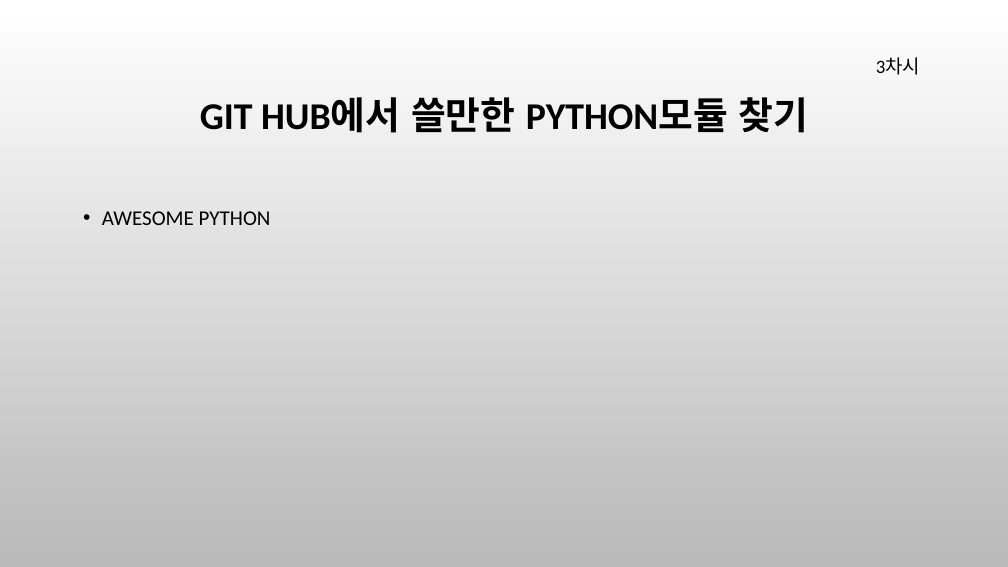
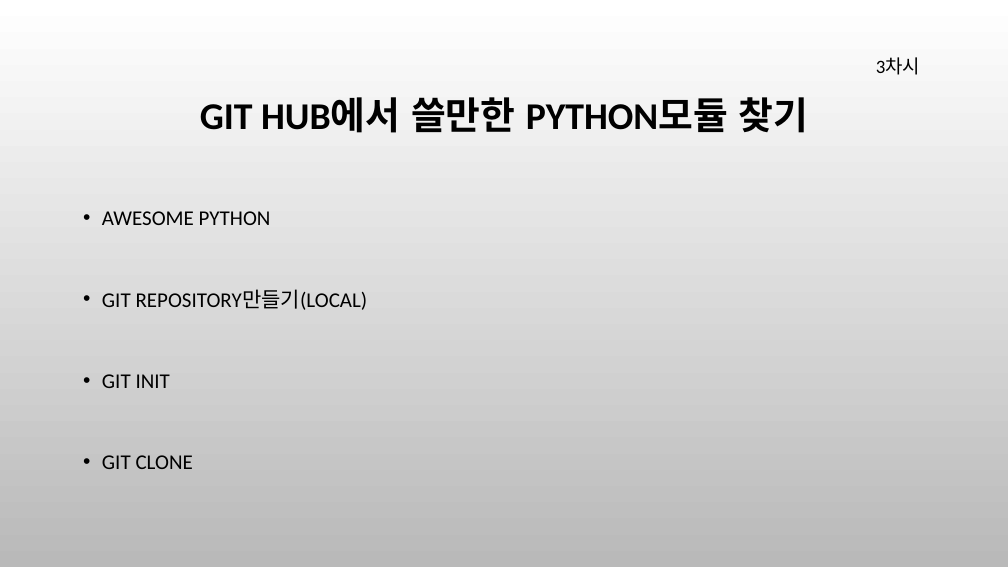
Before and after one commit to cute93/2020_sw_teacher, a slide deck: slide 25 of SW선도교원 연수.pptx. Drawn at 1008x567 pixels with LibreOffice and Linux fonts; fonts in the diff are those of the drawing; background and template pictures are left out. Boxes give left, top, right and bottom in pixels: in the first picture for what was removed or moved away, otherwise in the second. Text is boxed around its words. In the diff, an @@ line names an element or a change of style, - is before the commit and + after.

```diff
--- a/SW선도교원 연수.pptx
+++ b/SW선도교원 연수.pptx
@@ text at <box>102,289,368,469</box>: paragraphs added @@
+• GIT REPOSITORY만들기(LOCAL)
+• GIT INIT
+• GIT CLONE
```
Also in this commit, not shown: 1 other slide changed, 2 slides added, 1 slide removed, 4 other files.
